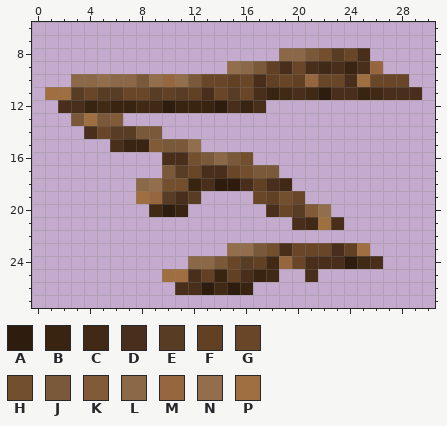
A pixel-art sprite gets an edit: godot/images/fallen_branch.png. Above: the version before the commit.
The file is 32x32 pixels. Colours within 5 levels of each other are drawn and written as one. Shown: x 0..30, y 6..27.
Palette (. is transparent): A #2e1d0e  B #392412  C #402915  D #482e1b  E #583c24  F #624023  G #6a4629  H #744f2e  J #7a593a  K #815a37  L #8b6948  M #96673f  N #936e4d  P #a06f41
New version:
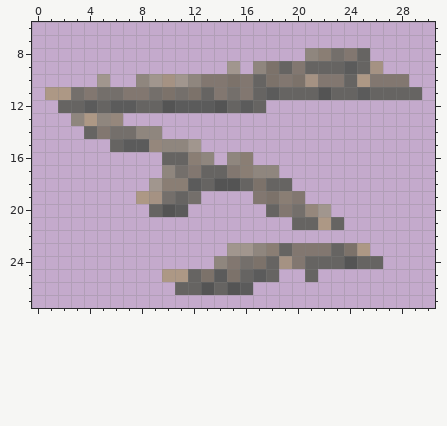
The edit:
{"colour":"A","old":"#2e1d0e","new":"#545454"}
{"colour":"B","old":"#392412","new":"#5b5b5b"}
{"colour":"D","old":"#482e1b","new":"#666462"}
{"colour":"E","old":"#583c24","new":"#746f6b"}
{"colour":"F","old":"#624023","new":"#7c726a"}
{"colour":"G","old":"#6a4629","new":"#827770"}
{"colour":"H","old":"#744f2e","new":"#8a7e74"}
{"colour":"J","old":"#7a593a","new":"#8f867e"}
{"colour":"K","old":"#815a37","new":"#95877c"}
{"colour":"M","old":"#96673f","new":"#a59283"}
{"colour":"N","old":"#936e4d","new":"#a1968e"}
{"colour":"P","old":"#a06f41","new":"#ad9885"}
{"y":8,"x":19,"old":"LL","new":".."}
{"y":9,"x":16,"old":"L","new":"."}
{"y":9,"x":22,"old":"C","new":"D"}
{"y":10,"x":3,"old":"LL","new":".."}
{"y":10,"x":6,"old":"LL","new":".."}
{"y":11,"x":19,"old":"C","new":"D"}
{"y":11,"x":21,"old":"C","new":"D"}
{"y":11,"x":26,"old":"C","new":"D"}
{"y":12,"x":5,"old":"C","new":"D"}
{"y":12,"x":8,"old":"CC","new":"DD"}
{"y":16,"x":14,"old":"L","new":"."}
{"y":18,"x":8,"old":"L","new":"."}
{"y":18,"x":19,"old":"C","new":"D"}
{"y":20,"x":9,"old":"C","new":"D"}
{"y":21,"x":21,"old":"C","new":"D"}
{"y":24,"x":12,"old":"LL","new":".."}
{"y":24,"x":18,"old":"C","new":"D"}
{"y":24,"x":25,"old":"C","new":"D"}
{"y":25,"x":18,"old":"C","new":"D"}
{"y":26,"x":14,"old":"C","new":"D"}
{"label":"changed","picture_box":[45,48,422,295]}
